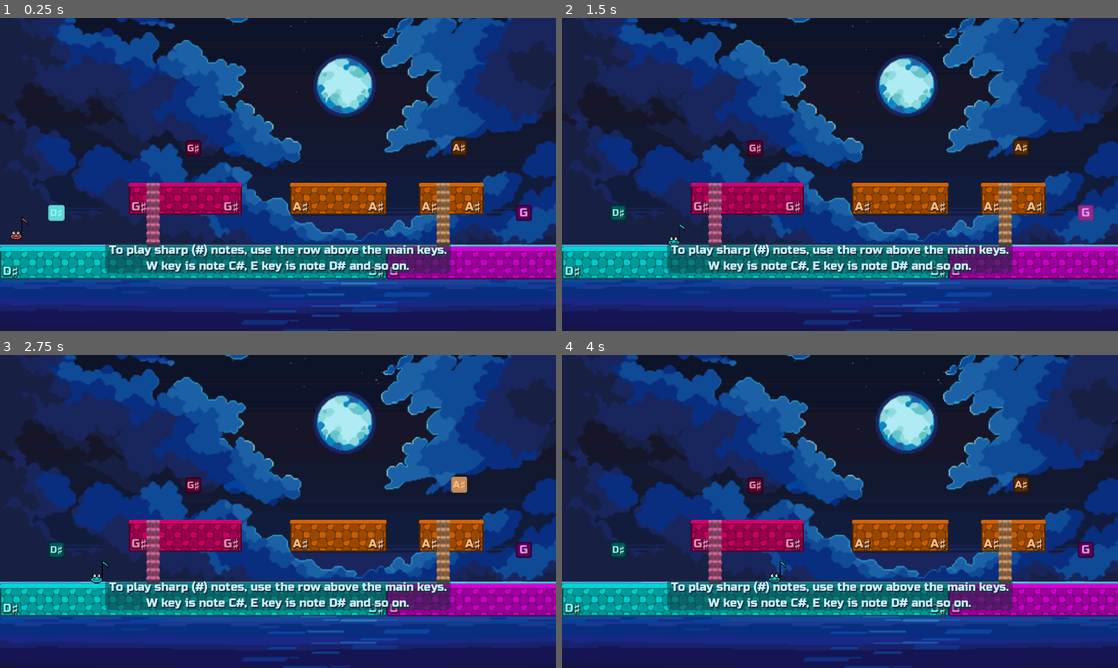
Above: before the commit, frames 1-4 (two rows, left to right).
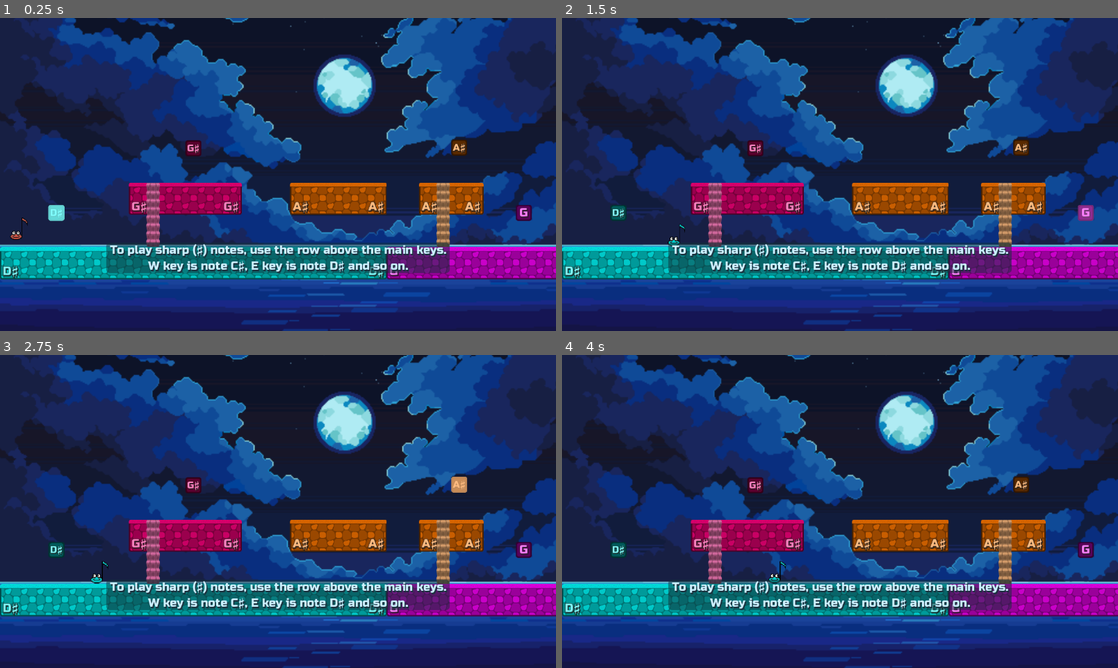
Above: after the commit, the same moments.

Repository: nicom7/game-off-2023
Game: Godot game, scene res://levels/tutorials/world_accidentals_tutorial.tscn
Same seed, same stepped clock (60 frames per second), same inputs: the game is played once before the commit and once after it. This scene is started directly instead of the project's main scene.
Inputs:
- Up to frame 1 (0.25 s): no input
- Up to frame 2 (1.5 s): tap Enter at 0.5 s; hold Right (ui_right) from 0.53 s (still down)
- Up to frame 3 (2.75 s): release Right (ui_right) at 2.03 s; hold Left (ui_left) from 2.03 s (still down)
- Up to frame 4 (4 s): release Left (ui_left) at 2.78 s; hold Right (ui_right) from 2.78 s (still down)

The runs differ from the first frame. In frame 1, 1.6% of the frame differs, in the area x 18-82%, y 71-82%; in frame 2, 1.6%; in frame 3, 1.6%; in frame 4, 1.6%.

Commit message:
Fix tutorial strings

Diff:
--- a/levels/tutorials/accidentals_tutorial.gd
+++ b/levels/tutorials/accidentals_tutorial.gd
@@ -10,8 +10,8 @@
 		"To play sharp (#) notes, use the row above the main keys.\n{C♯_note} key is note C#, {D♯_note} key is note D# and so on."
 	])
 
-	_texts.append_array(_texts_web)
-	_texts[0].replace("#", "♯")
+	_texts = _texts_web.duplicate()
+	_texts[0] = _texts[0].replace("#", "♯")
 
 func _on_block_sequence_sequence_finished(_valid) -> void:
 	next_step()
--- a/levels/tutorials/jump_tutorial.gd
+++ b/levels/tutorials/jump_tutorial.gd
@@ -24,9 +24,9 @@
 		"While on the D platform, play the D note on the keyboard ({D_note} key) to jump",
 	])
 
-	_texts_web.append_array(_texts)
+	_texts_web = _texts.duplicate()
 	for i in [Step.MOVE_TO_C, Step.MOVE_TO_D]:
-		_texts_web[i].replace(" (← or →)", "")
+		_texts_web[i] = _texts_web[i].replace("arrow keys (← or →)", "left or right arrow keys")
 
 
 func _on_player_jumped(_notes: int) -> void:
--- a/levels/tutorials/tutorial.gd
+++ b/levels/tutorials/tutorial.gd
@@ -11,7 +11,7 @@
 signal step_changed(step: int)
 
 func _get_texts() -> PackedStringArray:
-	return _texts_web if OS.has_feature("web") else _texts
+	return _texts_web if (not _texts_web.is_empty() and OS.has_feature("web")) else _texts
 
 ## Should be overridden by derived classes
 func _init_texts() -> void:
